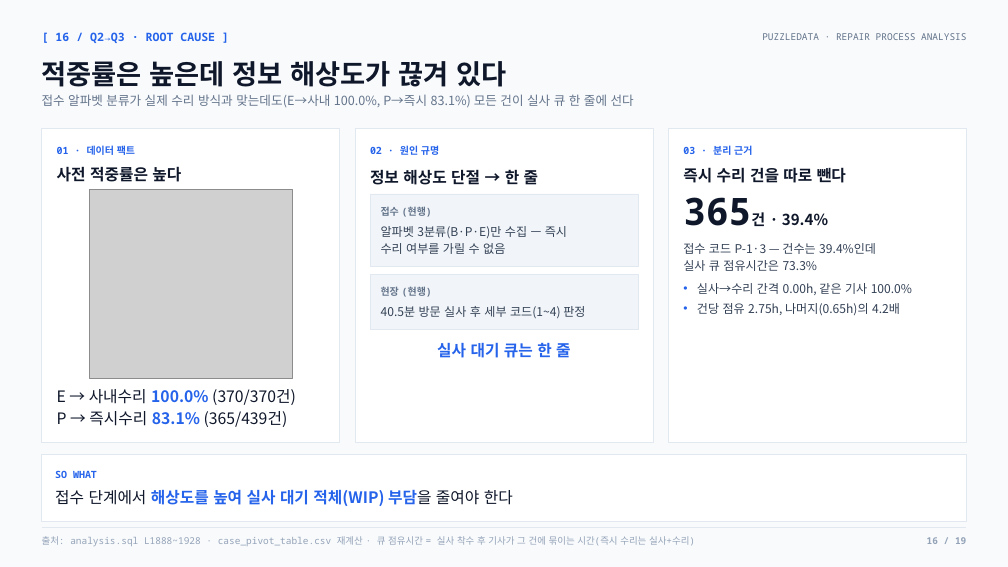
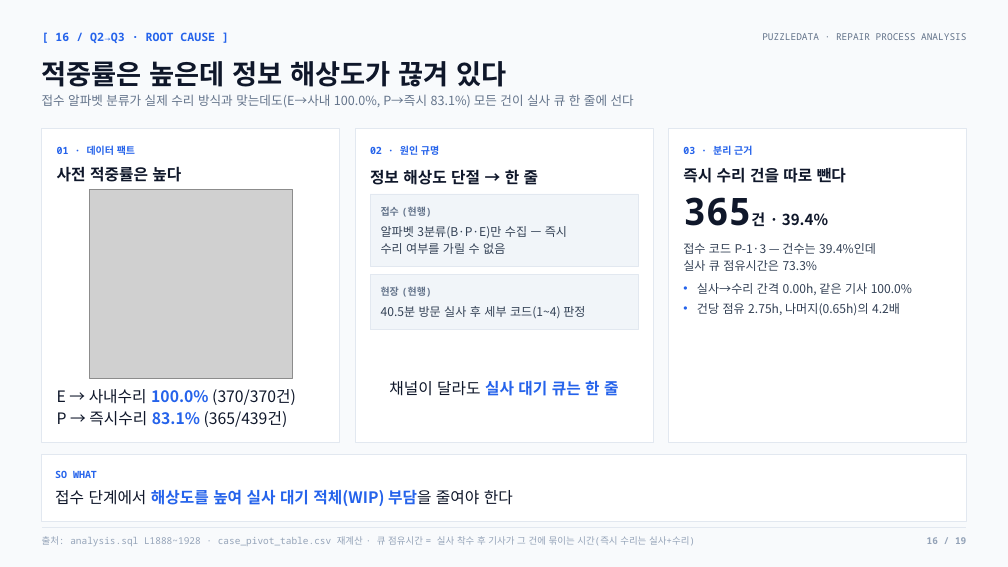
Before and after one commit to nus1245/puzzle_data, a slide deck: slide 16 of outputs/pptx/puzzledata_repair_report.pptx. Drawn at 1008x567 pixels with LibreOffice and Linux fonts; fonts in the diff are those of the drawing; grey boxes stand for pictures. Boxes give left, top, right and bottom in pixels: in the first picture for what was removed or moved away, otherwise in the second. Text is boxed around its words. In the diff, an @@ line names an element or a change of style, - is before the commit and + after.

```diff
--- a/outputs/pptx/puzzledata_repair_report.pptx
+++ b/outputs/pptx/puzzledata_repair_report.pptx
@@ text at <box>389,378,618,399</box>: text changed @@
-실사 대기 큐는 한 줄
+채널이 달라도 실사 대기 큐는 한 줄
```
Also in this commit, not shown: 2 other files.
